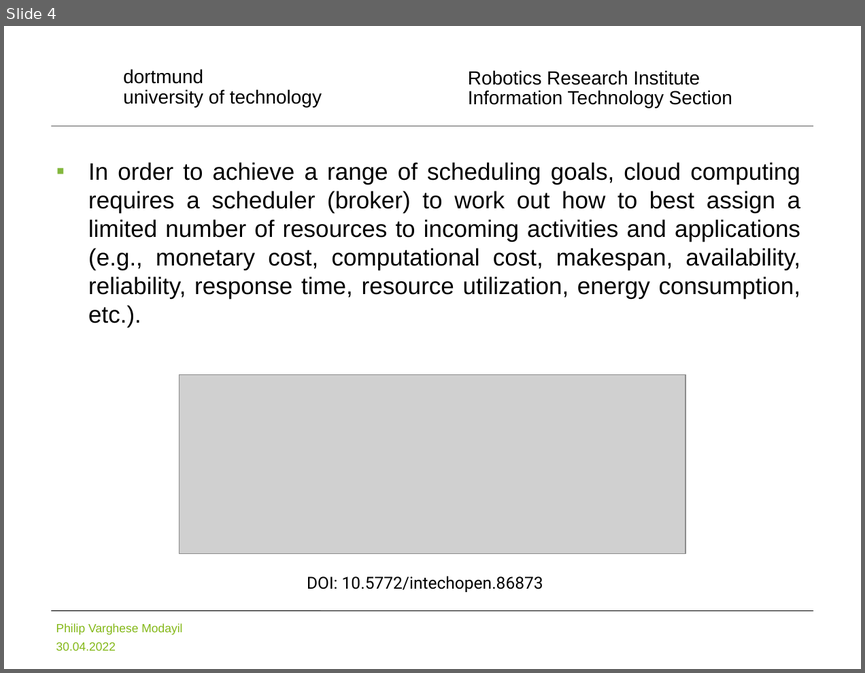
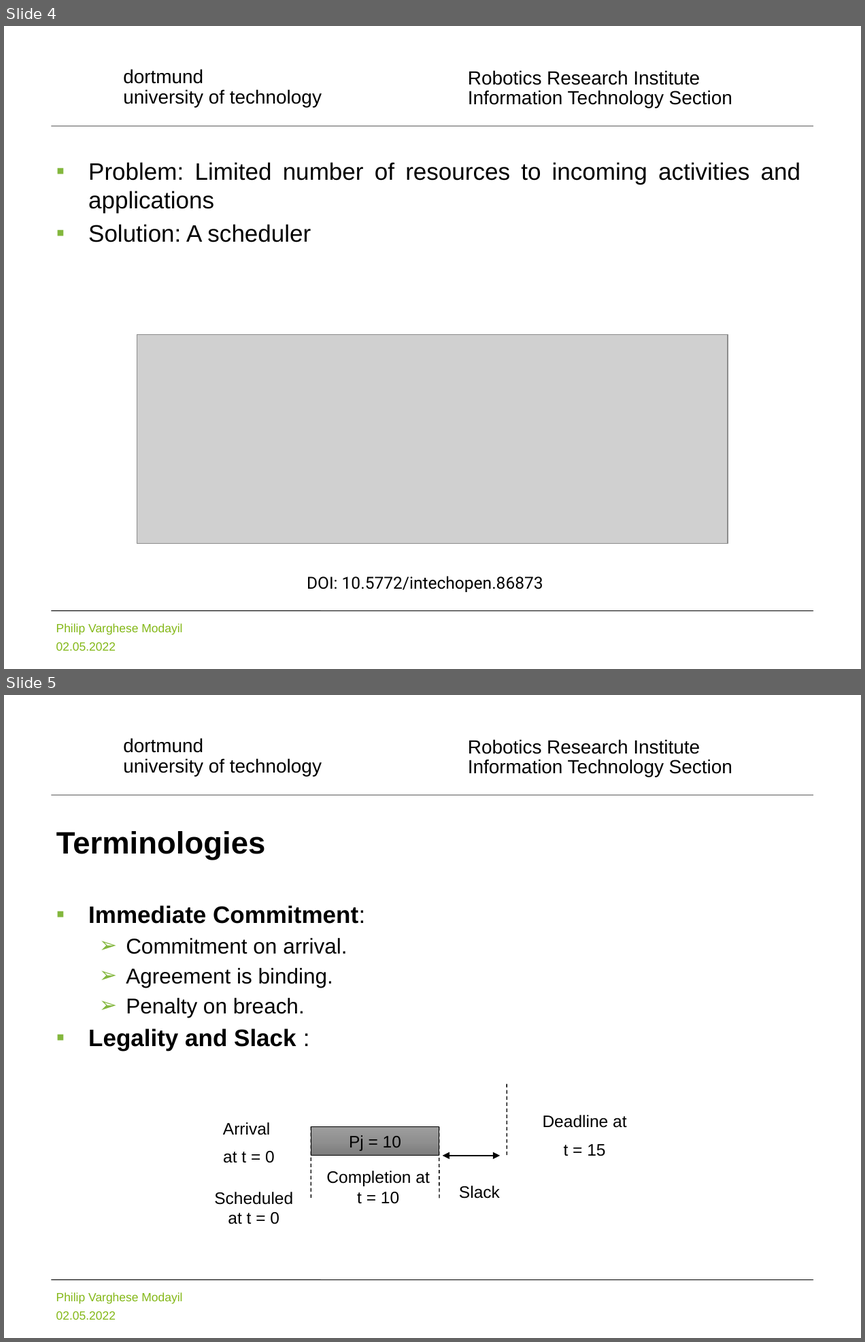
Before and after one commit to pvmodayil/Online-Immediate-Commitment-Job-Scheduling-A-Machine-Learning-Approach, a slide deck: Online Immediate Commitment Job Scheduling A Machine Learning Approach.pptx. Shown one above the other, each under a label of ours: slide 4 before the commit, slides 4 and 5 after it. The pictures are 865x673 and 865x1342 pixels, drawn with LibreOffice and Linux fonts; fonts in the diff are those of the drawing; grey boxes stand for pictures; background and template pictures are left out. Boxes give left, top, right and bottom in pixels: in the first picture for what was removed or moved away, otherwise in the second. Text is boxed around its words. In the diff, an @@ line names an element or a change of style, - is before the commit and + after.

```diff
--- a/Online Immediate Commitment Job Scheduling A Machine Learning Approach.pptx
+++ b/Online Immediate Commitment Job Scheduling A Machine Learning Approach.pptx
@@ slide 5 added at (x1=4, y1=695, x2=861, y2=1338), background #FFFFFF; not listed: 5 template elements that a slide beside it also shows @@
@@ title added at (x1=56, y1=831, x2=265, y2=860), 26 pt, text #000000, bold @@
+Terminologies
@@ text added at (x1=88, y1=905, x2=365, y2=1051), 18 pt, text #000000 @@
+▪ Immediate Commitment:
+  ➢ Commitment on arrival.
+  ➢ Agreement is binding.
+  ➢ Penalty on breach.
+▪ Legality and Slack :
@@ line added from (507, 1084) to (507, 1155), #000000 0.75 pt dashed @@
@@ text added at (x1=223, y1=1122, x2=275, y2=1163), 14 pt, text #000000 @@
+Arrival
+at t = 0
@@ text added at (x1=543, y1=1115, x2=626, y2=1156), 14 pt, text #000000 @@
+Deadline at
+t = 15
@@ rectangle added at (x1=311, y1=1127, x2=439, y2=1156), fill gradient #9D9D9D to #909090 to #7C7C7C, outline #000000 0.5 pt, 14 pt, text #000000 @@
+Pj = 10
@@ line added from (311, 1127) to (311, 1198), #000000 0.75 pt dashed @@
@@ line added from (439, 1127) to (439, 1198), #000000 0.75 pt dashed @@
@@ double arrow added from (443, 1155) to (500, 1155), #000000 1.5 pt @@
@@ text added at (x1=326, y1=1170, x2=429, y2=1204), 14 pt, text #000000 @@
+Completion at t = 10
@@ text added at (x1=214, y1=1191, x2=293, y2=1224), 14 pt, text #000000 @@
+Scheduled at t = 0
@@ text added at (x1=459, y1=1185, x2=500, y2=1198), 14 pt, text #000000 @@
+Slack
@@ slide 4 changed as well @@
@@ text at (x1=88, y1=162, x2=800, y2=242): text changed @@
-▪ In order to achieve a range of scheduling goals, cloud computing requires a scheduler (broker) to work out how to best assign a limited number of resources to incoming activities and applications (e.g., monetary cost, computational cost, makespan, availability, reliability, response time, resource utilization, energy consumption, etc.).
+▪ Problem: Limited number of resources to incoming activities and applications
+▪ Solution: A scheduler
@@ picture resized from (x1=179, y1=374, x2=686, y2=553) to (x1=137, y1=335, x2=727, y2=543) @@
@@ text at (x1=56, y1=641, x2=116, y2=650): text changed @@
-30.04.2022
+02.05.2022
```
Also in this commit, not shown: 23 other slides changed, 9 other slides added, 8 slides removed.
